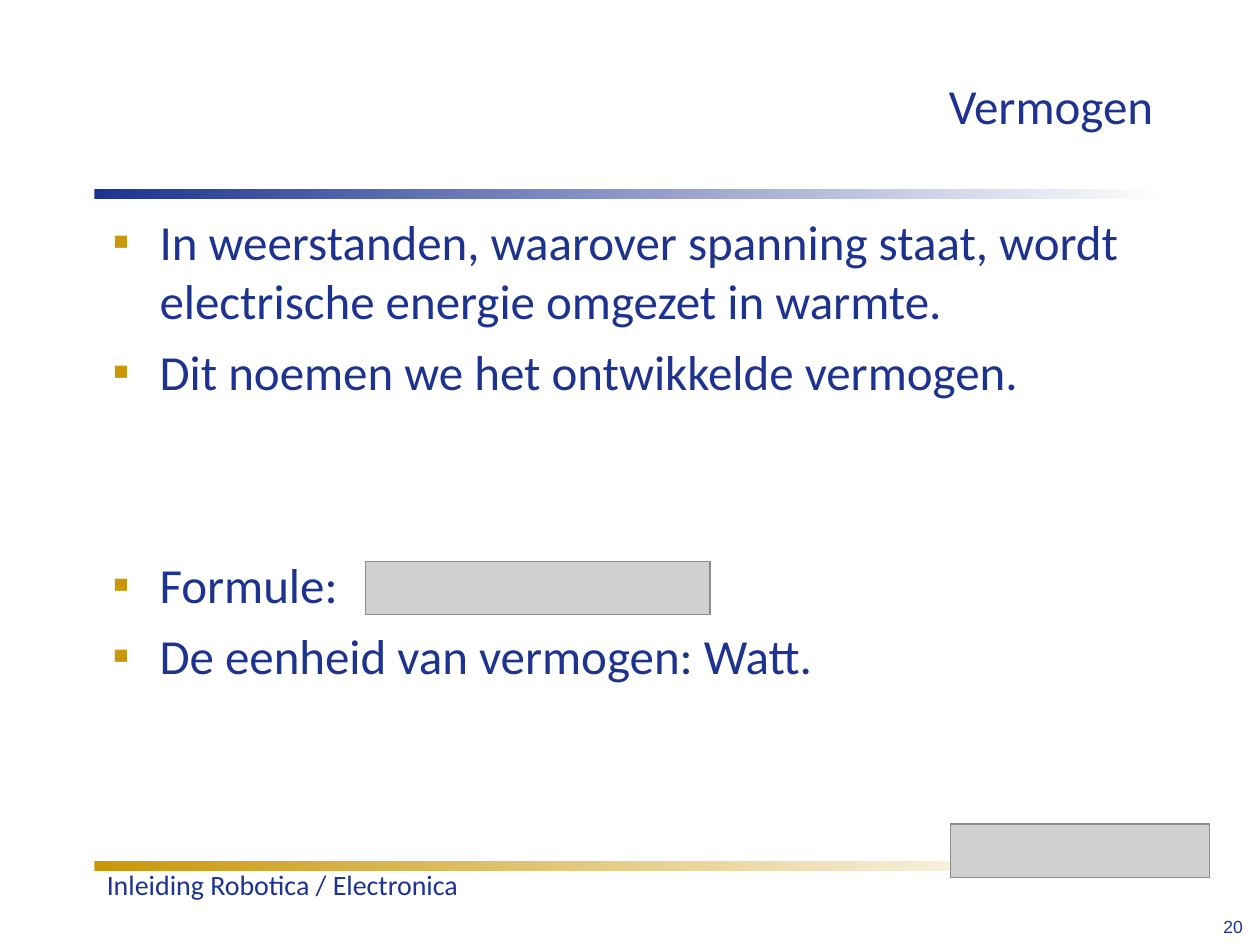
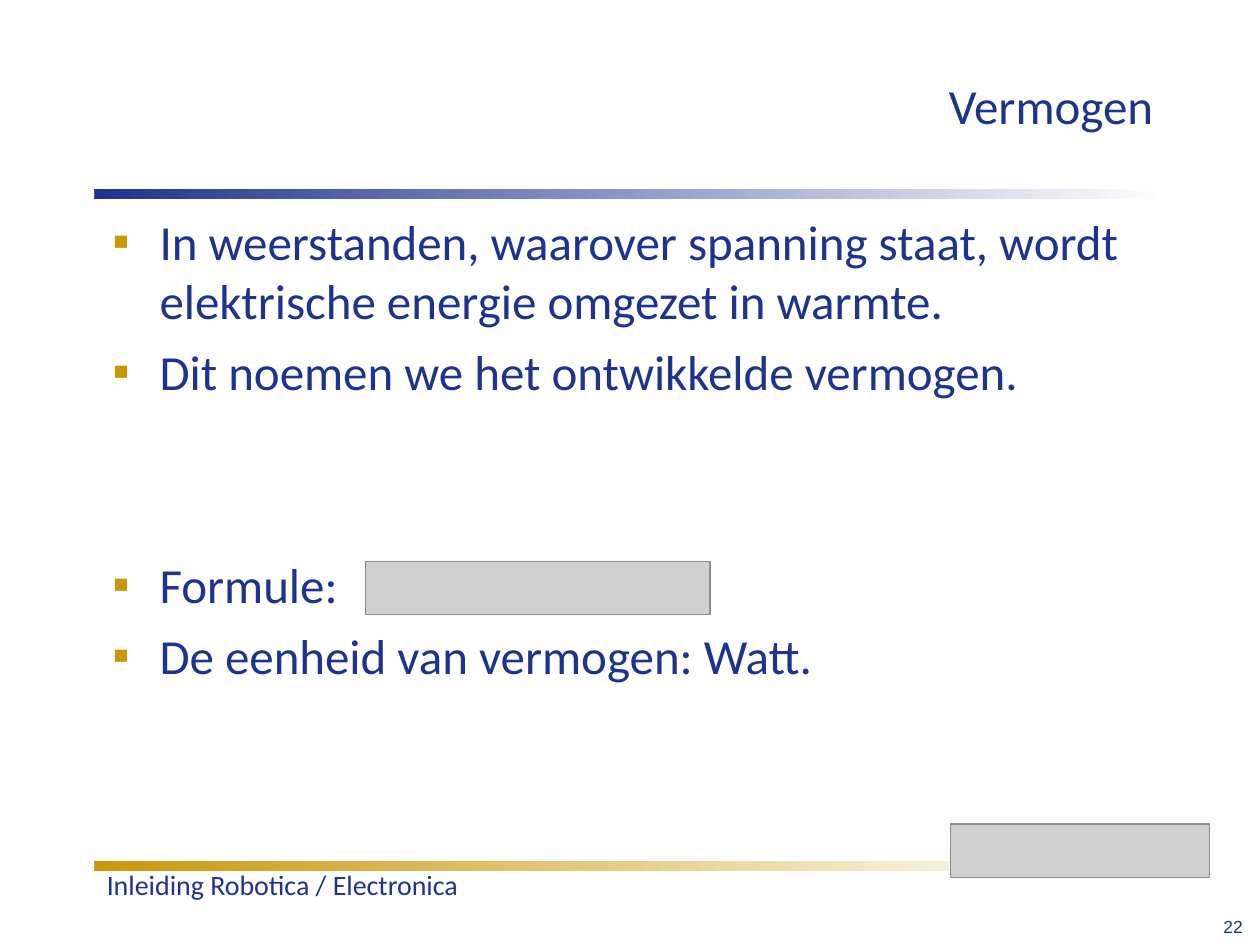
Before and after one commit to humiq/Greendevelopment, a slide deck: slide 22 of trunk/documents/Colleges/ISIROB College 1.ppt (slide 20 before the commit). Drawn at 1260x945 pixels with LibreOffice and Linux fonts; fonts in the diff are those of the drawing; grey boxes stand for pictures; background and template pictures are left out. Boxes give left, top, right and bottom in pixels: in the first picture for what was removed or moved away, otherwise in the second. Text is boxed around its words. In the diff, an @@ line names an element or a change of style, - is before the commit and + after.

```diff
--- a/trunk/documents/Colleges/ISIROB College 1.ppt
+++ b/trunk/documents/Colleges/ISIROB College 1.ppt
@@ text at (160, 226, 1118, 328): text changed @@
-▪ In weerstanden, waarover spanning staat, wordt electrische energie omgezet in warmte.
+▪ In weerstanden, waarover spanning staat, wordt elektrische energie omgezet in warmte.
@@ page number at (1223, 921, 1242, 933): text changed @@
-20
+22
```
Also in this commit, not shown: 24 other slides changed, 2 slides added.
